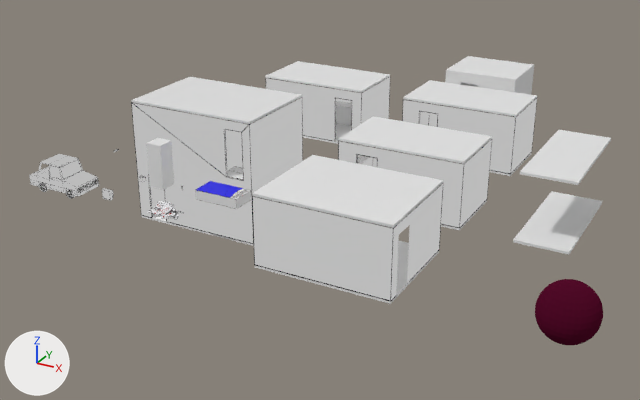
The Blender file Assets/Models/props.blend as it was, and as the next commit left it.
Before and after are seen from a 50 mm lens placed at (14.63, -28.05, 13.92), pointed at (-2.13, 2.42, -1.32). Lighting does not change. The marker at lower left points along +X, +Y and +Z.

The first picture shows 'Paredes', 'Paredes.001', 'Paredes.006', 'Paredes.007', 'Paredes.009', 'Piso.001', 'Piso.002', 'Piso.004', 'Techo', 'Techo.004', 'Techo.005', 'paleta'.
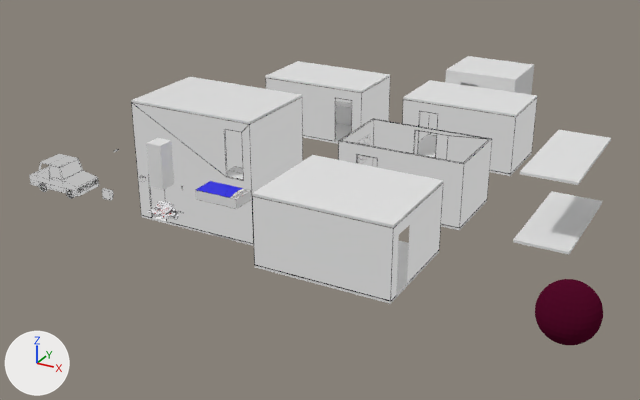
The edits, one by one:
Object 'Piso.001' (ob_piso_001) is now hidden.

Where the change shows, as pixel boxes [x1, y1, x2, y2] in the pictures (640 x 400 px):
'Piso.001', hidden: before [339, 116, 492, 164]
